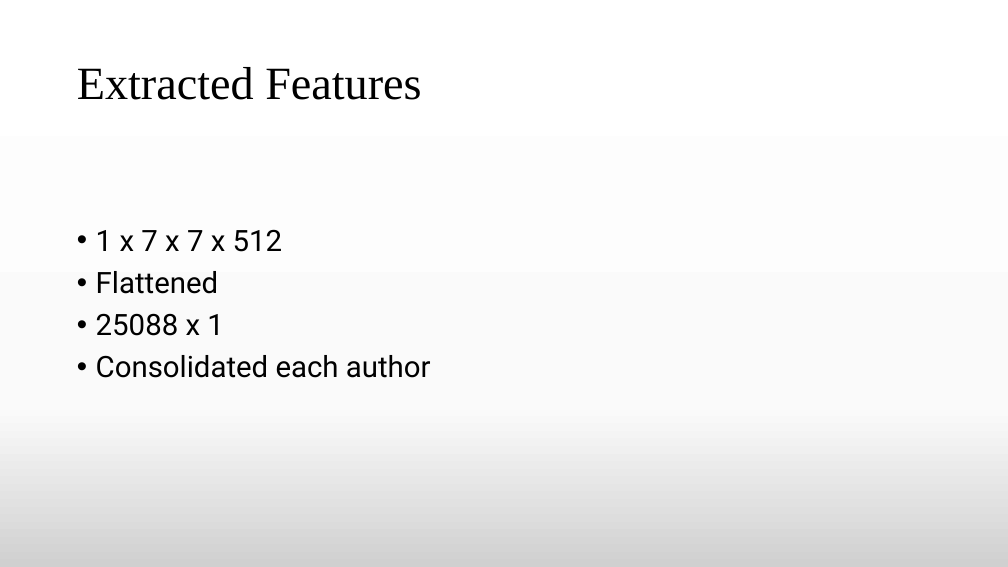
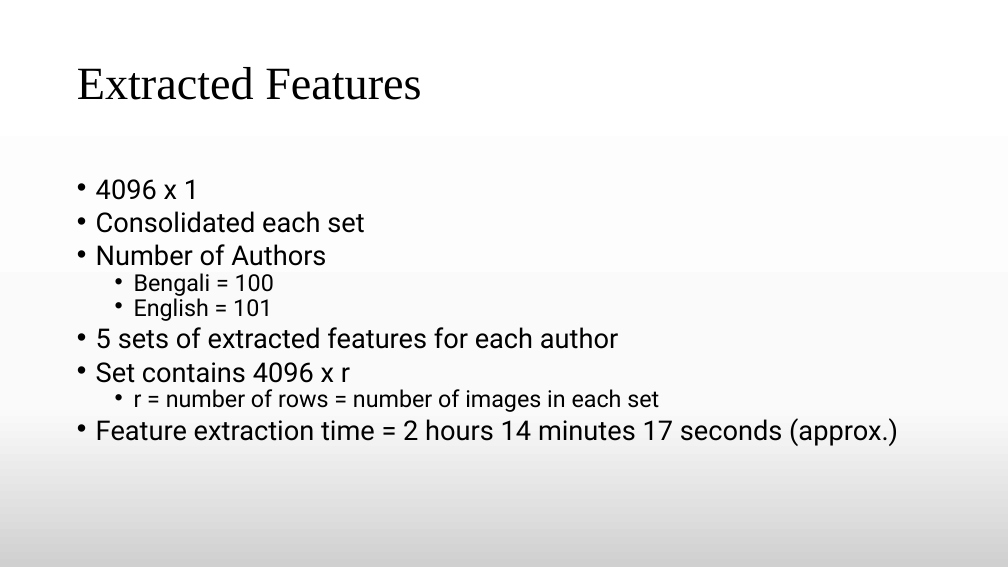
Before and after one commit to TheAnonymousMan/local-language-recognition-gcelt-class-2021, a slide deck: slide 22 of Documentation/4th Year Project Presentation.pptx. Drawn at 1008x567 pixels with LibreOffice and Linux fonts; fonts in the diff are those of the drawing. Boxes give left, top, right and bottom in pixels: in the first picture for what was removed or moved away, otherwise in the second. Text is boxed around its words. In the diff, an @@ line names an element or a change of style, - is before the commit and + after.

```diff
--- a/Documentation/4th Year Project Presentation.pptx
+++ b/Documentation/4th Year Project Presentation.pptx
@@ text at (96,179,898,446): text changed; size 28 to 25.9 pt @@
-• 1 x 7 x 7 x 512
-• Flattened
-• 25088 x 1
-• Consolidated each author
+• 4096 x 1
+• Consolidated each set
+• Number of Authors
+  • Bengali = 100
+  • English = 101
+• 5 sets of extracted features for each author
+• Set contains 4096 x r
+  • r = number of rows = number of images in each set
+• Feature extraction time = 2 hours 14 minutes 17 seconds (approx.)
```
Also in this commit, not shown: 3 other slides changed, 5 other files.
